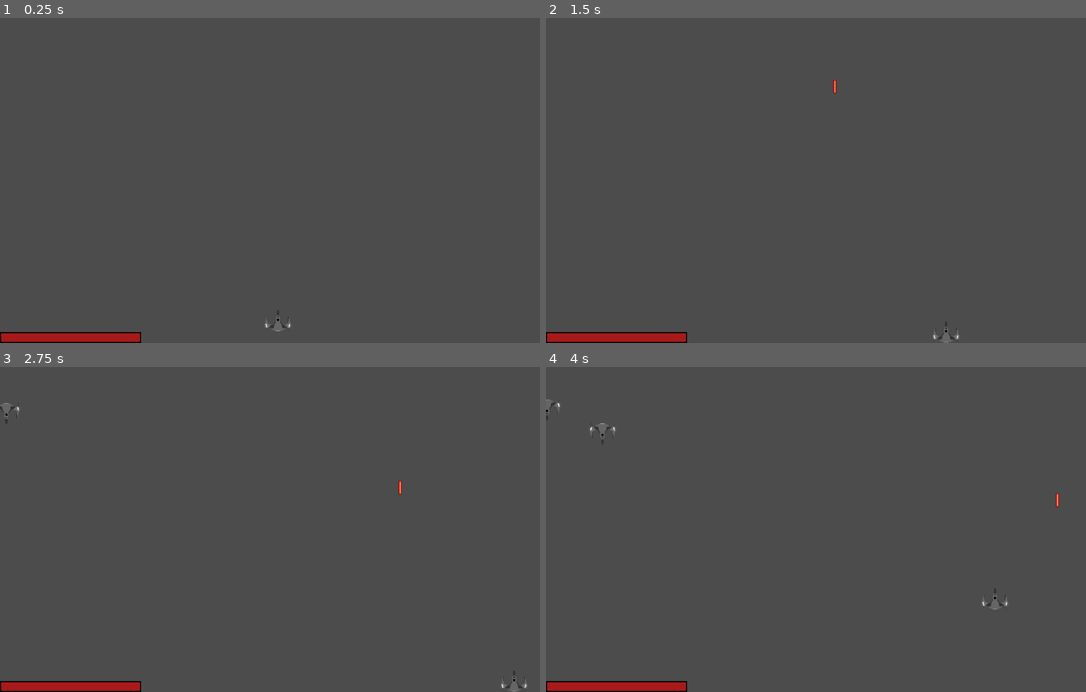
Above: before the commit, frames 1-4 (two rows, left to right).
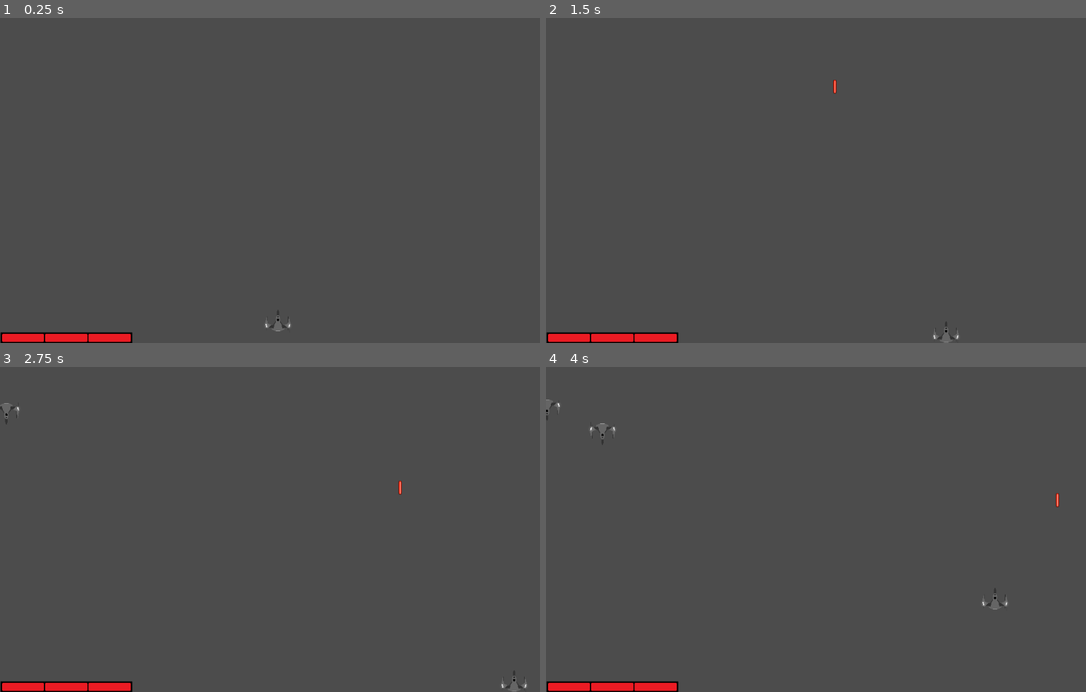
Above: after the commit, the same moments.

Repository: bstyn/SpaceShooter
Game: Godot game, scene res://src/nodes/MainScene.tscn
Same seed, same stepped clock (60 frames per second), same inputs: the game is played once before the commit and once after it.
Inputs (mouse positions are in pixels of both pictures, inside the frame that each line leads up to):
- Up to frame 1 (0.25 s): no input
- Up to frame 2 (1.5 s): tap Enter at 0.5, 1.35 s; move the mouse to (945, 164) at 0.52 s; hold D (move_right) 0.53-1.28 s; tap Space (shoot) at 0.6 s; click (945, 164) at 0.67 s; move the mouse to (713, 196) at 1.27 s; hold S (move_down) from 1.28 s (still down)
- Up to frame 3 (2.75 s): tap Space (shoot) at 2, 2.1 s; move the mouse to (334, 458) at 2.02 s; release S (move_down) at 2.03 s; hold D (move_right) from 2.03 s (still down)
- Up to frame 4 (4 s): move the mouse to (794, 594) at 2.77 s; release D (move_right) at 2.78 s; hold W (move_up) 2.78-3.53 s; tap Enter at 2.85 s; click (794, 594) at 2.92 s; move the mouse to (988, 578) at 3.52 s; hold A (move_left) from 3.53 s (still down); tap Space (shoot) at 3.6 s

The runs differ from the first frame. In frame 1, 0.8% of the frame differs, in the area x 0-27%, y 96-100%; in frame 2, 0.8%; in frame 3, 0.8%; in frame 4, 0.8%.

Commit message:
changed HP Bar textures to give player information about max HP

Diff:
--- a/Project_Interceptor/src/nodes/HealthBar.gd
+++ b/Project_Interceptor/src/nodes/HealthBar.gd
@@ -1,4 +1,4 @@
-extends ProgressBar
+extends TextureProgress
 
 func _process(delta):
 
@@ -9,3 +9,4 @@
 		self.value = current_health * 100/max_health
 	else:
 		self.value = 0
+		queue_free()
--- a/Project_Interceptor/src/nodes/MainScene.tscn
+++ b/Project_Interceptor/src/nodes/MainScene.tscn
@@ -6,21 +6,8 @@
 [ext_resource path="res://addons/terminal/theme/theme.tres" type="Theme" id=4]
 [ext_resource path="res://src/scripts/enemy/Spawn.gd" type="Script" id=5]
 [ext_resource path="res://src/nodes/HealthBar.gd" type="Script" id=6]
-
-[sub_resource type="StyleBoxFlat" id=1]
-bg_color = Color( 0.662745, 0.105882, 0.105882, 1 )
-border_width_left = 2
-border_width_top = 2
-border_width_right = 2
-border_width_bottom = 2
-border_color = Color( 0, 0, 0, 1 )
-
-[sub_resource type="StyleBoxFlat" id=2]
-bg_color = Color( 0.254902, 0.25098, 0.25098, 1 )
-border_width_top = 2
-border_width_right = 2
-border_width_bottom = 2
-border_color = Color( 0, 0, 0, 1 )
+[ext_resource path="res://src/assets/sprites/Hp Bar/full.png" type="Texture" id=7]
+[ext_resource path="res://src/assets/sprites/Hp Bar/empty.png" type="Texture" id=8]
 
 [node name="MainScene" type="Node2D"]
 script = ExtResource( 5 )
@@ -44,16 +31,16 @@
 align = 2
 valign = 1
 
-[node name="ProgressBar" type="ProgressBar" parent="GUI"]
+[node name="HP Bar" type="TextureProgress" parent="GUI"]
 anchor_top = 1.0
 anchor_bottom = 1.0
-margin_top = -20.0
-margin_right = 260.0
+margin_top = -38.0
+margin_right = 244.0
+margin_bottom = 19.0
 theme = ExtResource( 4 )
-custom_styles/fg = SubResource( 1 )
-custom_styles/bg = SubResource( 2 )
 value = 66.0
-percent_visible = false
+texture_under = ExtResource( 8 )
+texture_progress = ExtResource( 7 )
 script = ExtResource( 6 )
 
 [connection signal="timeout" from="EnemyTimer" to="." method="_on_EnemyTimer_timeout"]
--- a/Project_Interceptor/src/scripts/enemy/Enemy_spaceship.gd
+++ b/Project_Interceptor/src/scripts/enemy/Enemy_spaceship.gd
@@ -11,7 +11,7 @@
 
 func _physics_process(_delta: float) -> void:
 	velocity.x += 1
-	velocity = move_and_slide(velocity.normalized() * speed)
+	velocity = move_and_slide(velocity.normalized() * speed, Vector2.DOWN)
 
 func _on_Area2D_area_entered(area):
 	if area.name == "player_laser_bullet_area":
Binary file added: Project_Interceptor/src/assets/sprites/Hp Bar/empty.png
Not shown, added: Project_Interceptor/src/assets/sprites/Hp Bar/empty.png.import
Binary file added: Project_Interceptor/src/assets/sprites/Hp Bar/full.png
Not shown, added: Project_Interceptor/src/assets/sprites/Hp Bar/full.png.import
